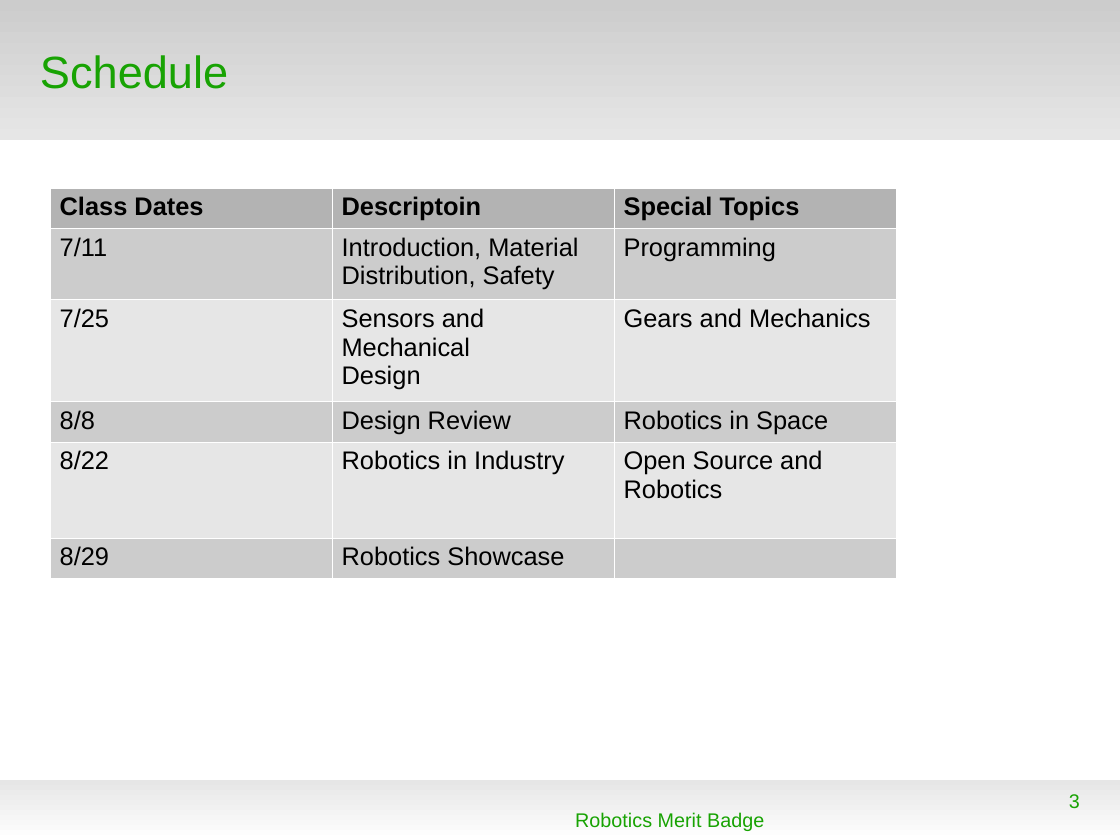
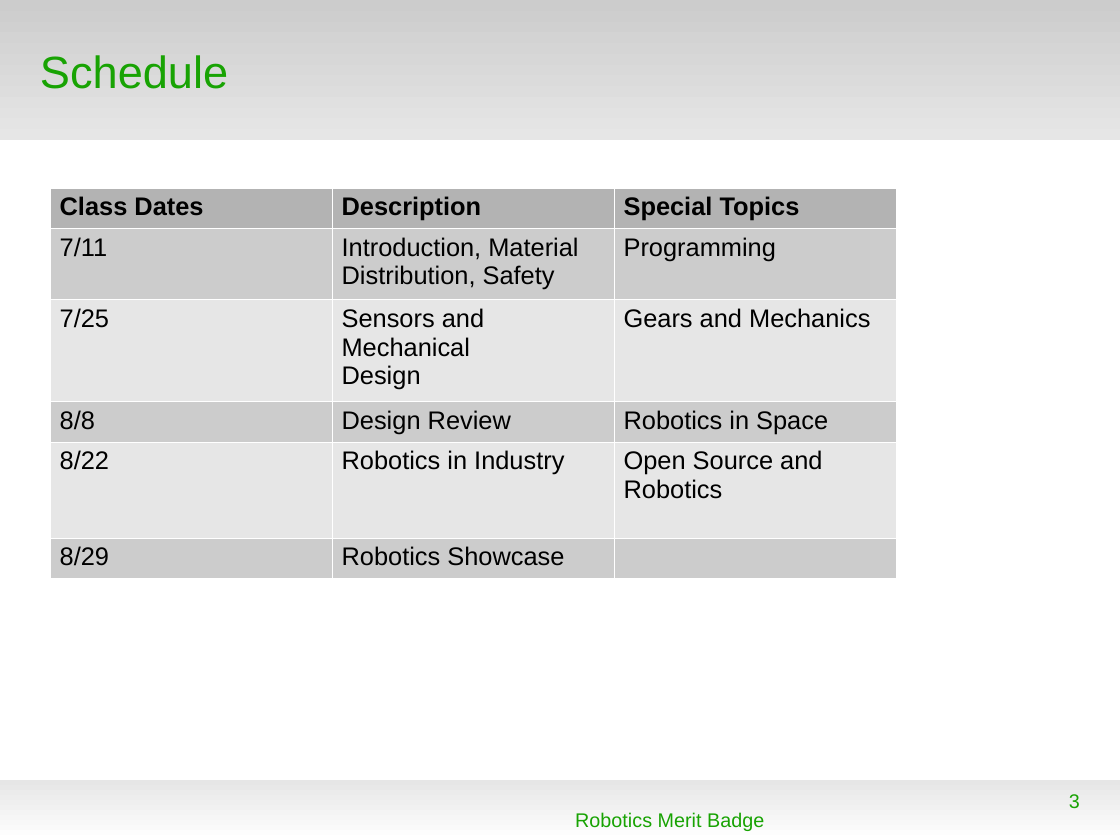
Before and after one commit to mcli/RoboticsMB, a slide deck: slide 3 of doc/RMB_Session1.odp. Drawn at 1120x840 pixels with LibreOffice and Linux fonts; fonts in the diff are those of the drawing; background and template pictures are left out. Boxes give left, top, right and bottom in pixels: in the first picture for what was removed or moved away, otherwise in the second. Text is boxed around its words. In the diff, an @@ line names an element or a change of style, - is before the commit and + after.

Commit message:
Add RMB Session3 slides

```diff
--- a/doc/RMB_Session1.odp
+++ b/doc/RMB_Session1.odp
@@ table at (x1=50, y1=188, x2=897, y2=570) @@
-row 1, column 2: Descriptoin
+row 1, column 2: Description
```
Also in this commit, not shown: 1 other file.
